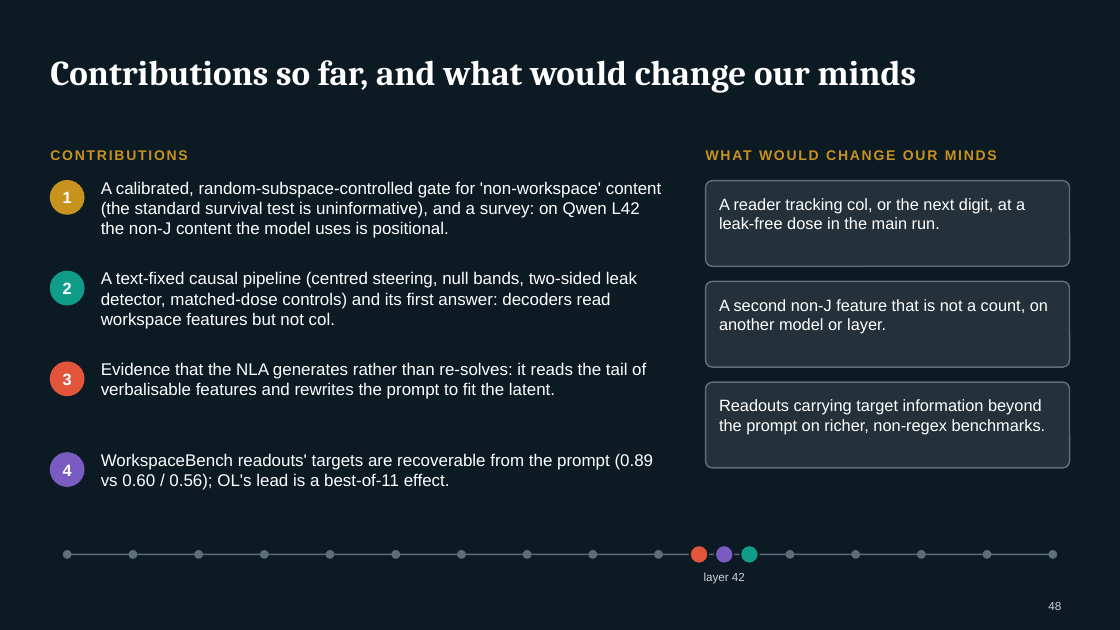
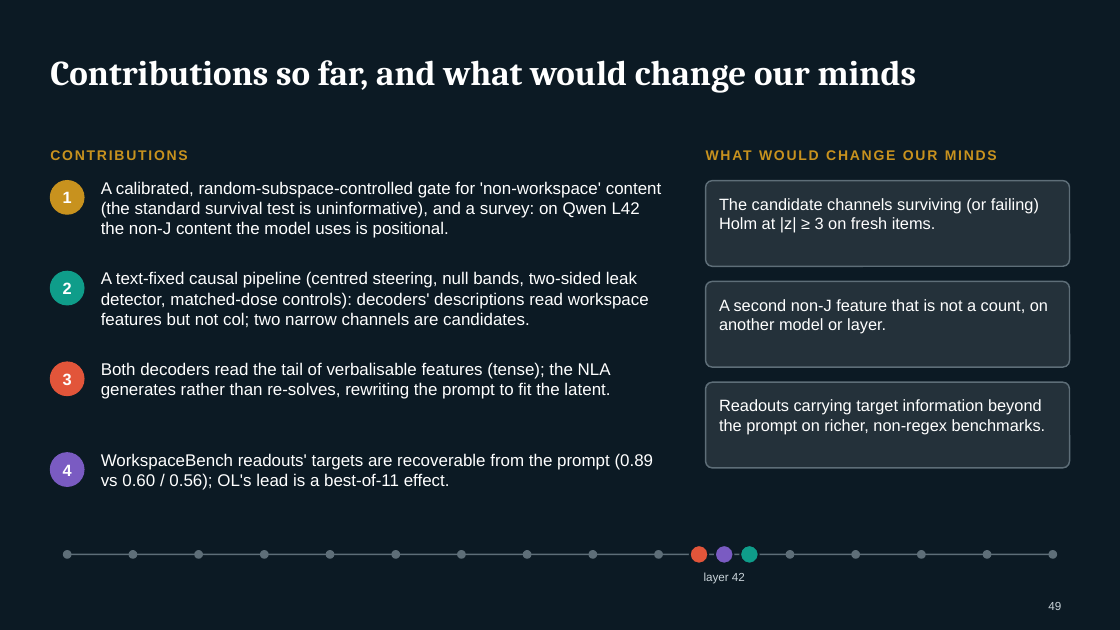
Before and after one commit to Jarus77/mats-nla-workspace, a slide deck: slide 49 of deck/mats_nla_workspace.pptx (slide 48 before the commit). Drawn at 1120x630 pixels with LibreOffice and Linux fonts; fonts in the diff are those of the drawing. Boxes give left, top, right and bottom in pixels: in the first picture for what was removed or moved away, otherwise in the second. Text is boxed around its words. In the diff, an @@ line names an element or a change of style, - is before the commit and + after.

Commit message:
feat: deck v3 (56 slides; col claim retracted; two-branch answer; forking paths disclosed)

```diff
--- a/deck/mats_nla_workspace.pptx
+++ b/deck/mats_nla_workspace.pptx
@@ text at box(719, 198, 1039, 233): text changed @@
-A reader tracking col, or the next digit, at a leak-free dose in the main run.
+The candidate channels surviving (or failing) Holm at |z| ≥ 3 on fresh items.
@@ text at box(101, 271, 649, 327): text changed @@
-A text-fixed causal pipeline (centred steering, null bands, two-sided leak detector, matched-dose controls) and its first answer: decoders read workspace features but not col.
+A text-fixed causal pipeline (centred steering, null bands, two-sided leak detector, matched-dose controls): decoders' descriptions read workspace features but not col; two narrow channels are candidates.
@@ text at box(101, 362, 611, 399): text changed @@
-Evidence that the NLA generates rather than re-solves: it reads the tail of verbalisable features and rewrites the prompt to fit the latent.
+Both decoders read the tail of verbalisable features (tense); the NLA generates rather than re-solves, rewriting the prompt to fit the latent.
@@ page number at box(1048, 602, 1061, 610): text changed @@
-48
+49
```
Also in this commit, not shown: 22 other slides changed, 2 slides added, 1 slide removed, 9 other files.
